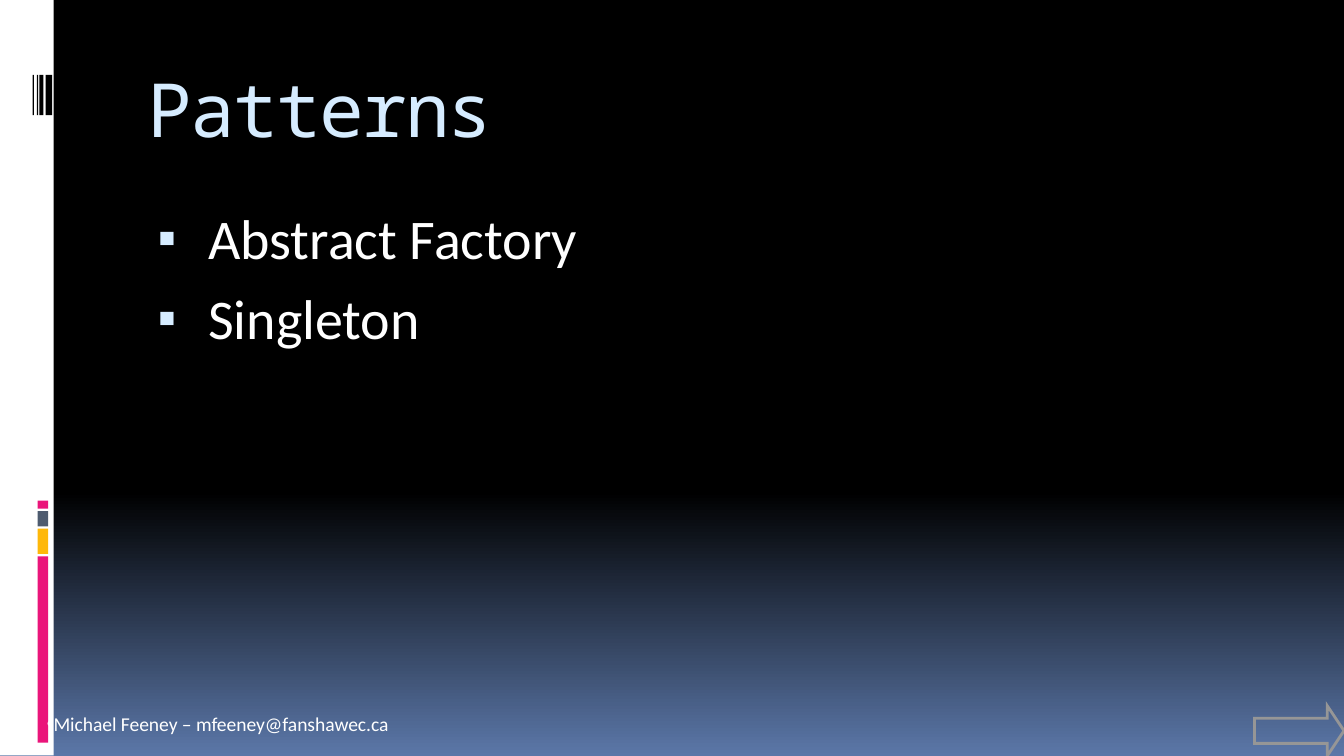
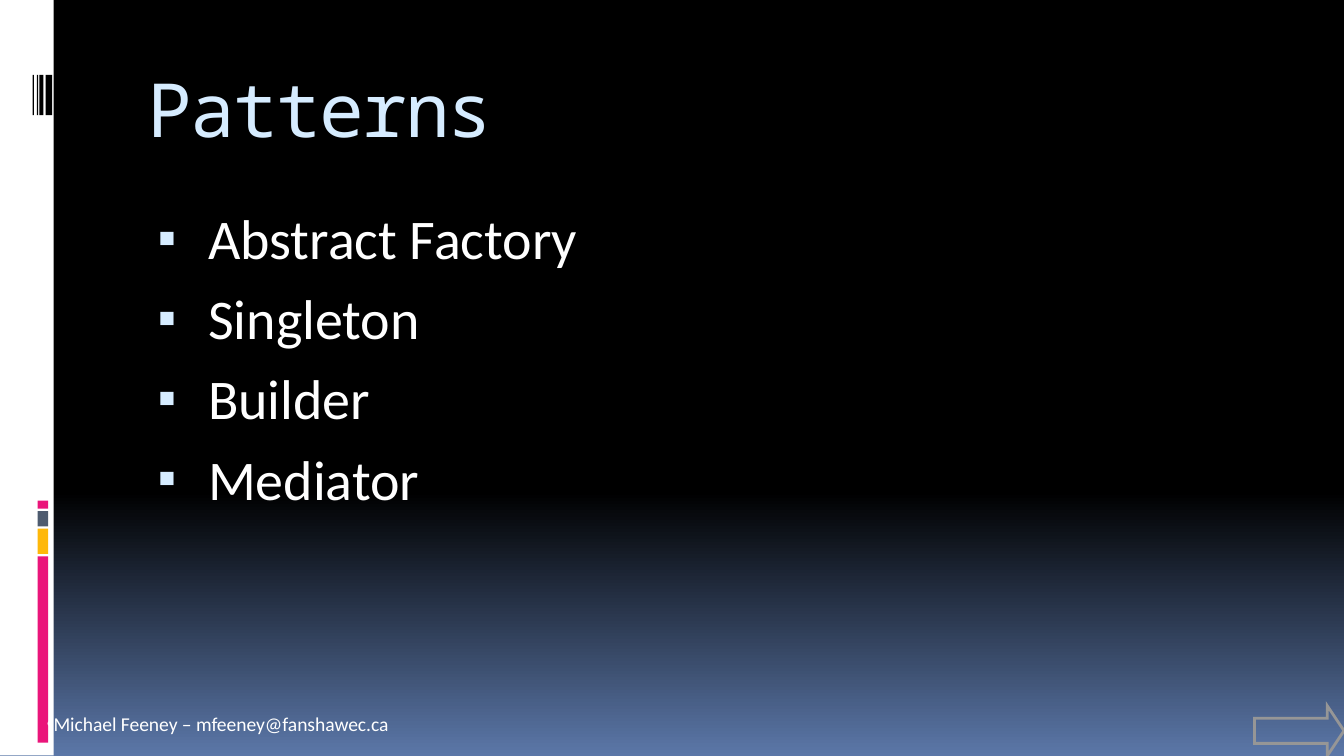
Before and after one commit to FeeneyCodes/GDP202425, a slide deck: slide 2 of 6044_FramPat/D2D/INFO_6044_Patterns (live document).pptx. Drawn at 1344x756 pixels with LibreOffice and Linux fonts; fonts in the diff are those of the drawing. Boxes give left, top, right and bottom in pixels: in the first picture for what was removed or moved away, otherwise in the second. Text is boxed around its words. In the diff, an @@ line names an element or a change of style, - is before the commit and + after.

```diff
--- a/6044_FramPat/D2D/INFO_6044_Patterns (live document).pptx
+++ b/6044_FramPat/D2D/INFO_6044_Patterns (live document).pptx
@@ text at (x1=208, y1=380, x2=419, y2=501): paragraphs added @@
+▪ Builder
+▪ Mediator
```
Also in this commit, not shown: 2 other slides changed, 4 slides added, 20 other files.
